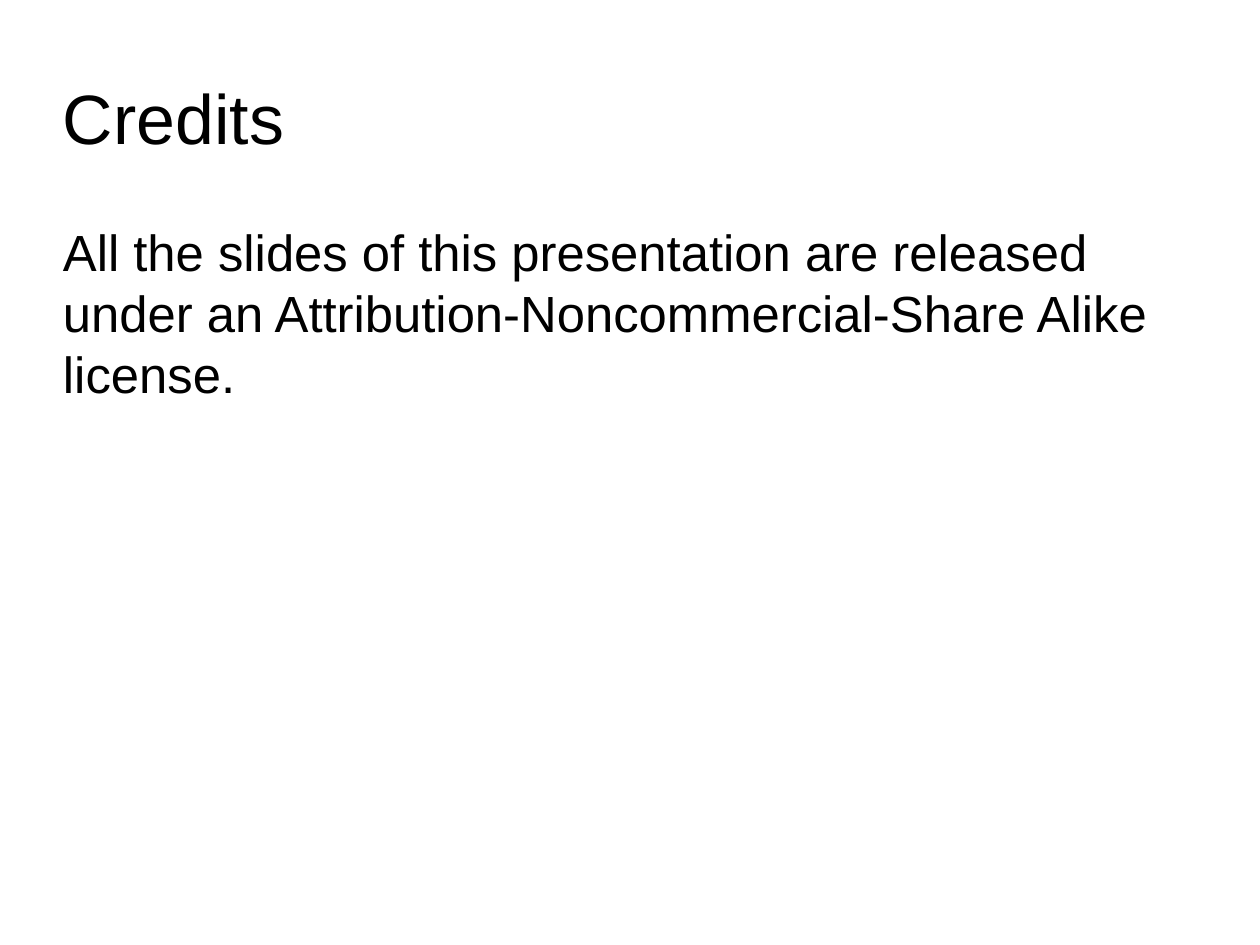
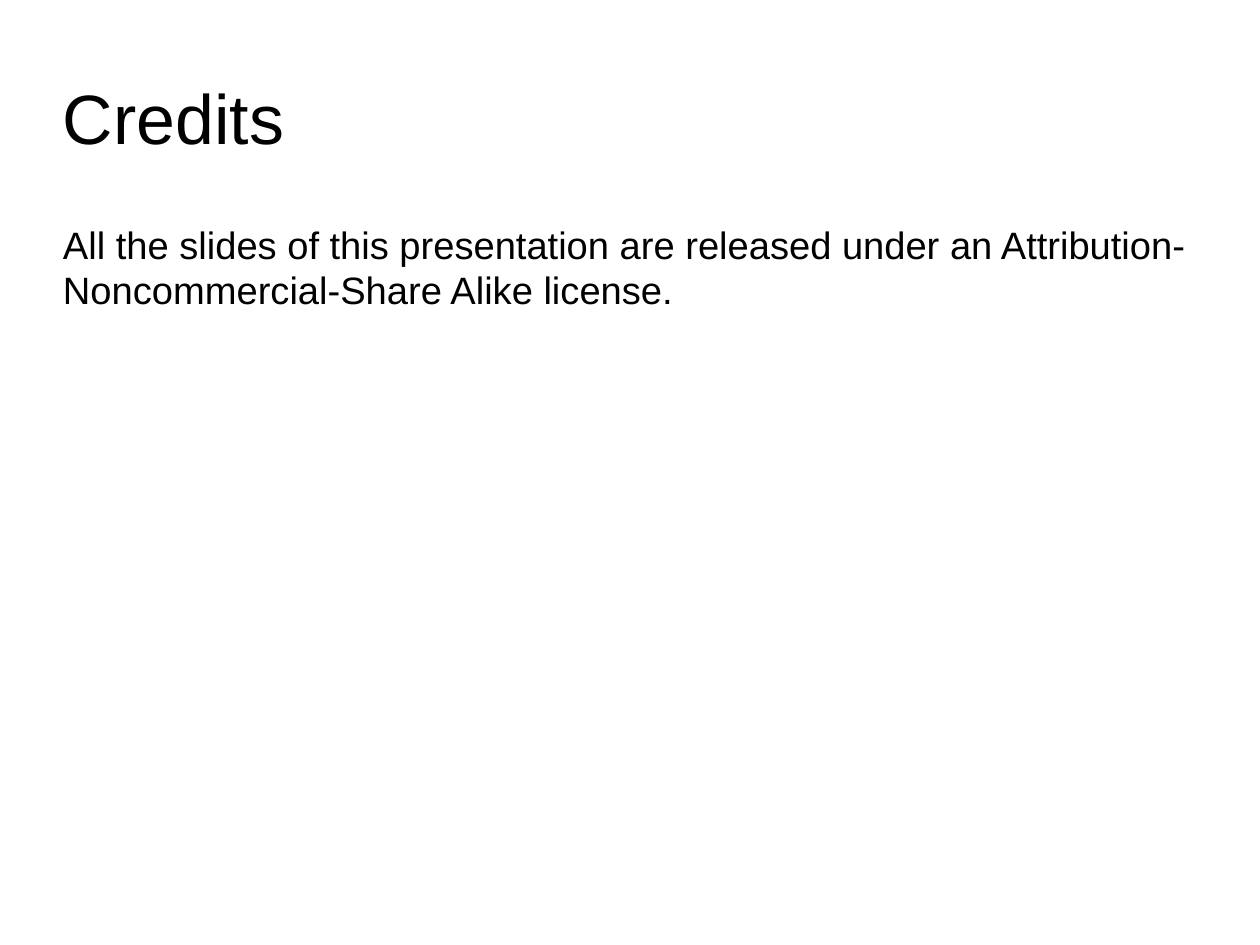
Before and after one commit to MTG/sms-tools, a slide deck: slide 15 of teaching-material/slides/1-Introduction/1-Basic-mathematics.odp. Drawn at 1260x945 pixels with LibreOffice and Linux fonts; fonts in the diff are those of the drawing. Boxes give left, top, right and bottom in pixels: in the first picture for what was removed or moved away, otherwise in the second. Text is boxed around its words. In the diff, an @@ line names an element or a change of style, - is before the commit and + after.

```diff
--- a/teaching-material/slides/1-Introduction/1-Basic-mathematics.odp
+++ b/teaching-material/slides/1-Introduction/1-Basic-mathematics.odp
@@ text "All the slides of this ..." at box(63, 231, 1185, 305): size 32 to 24 pt @@
```
Also in this commit, not shown: 6 other slides changed, 18 other files.
